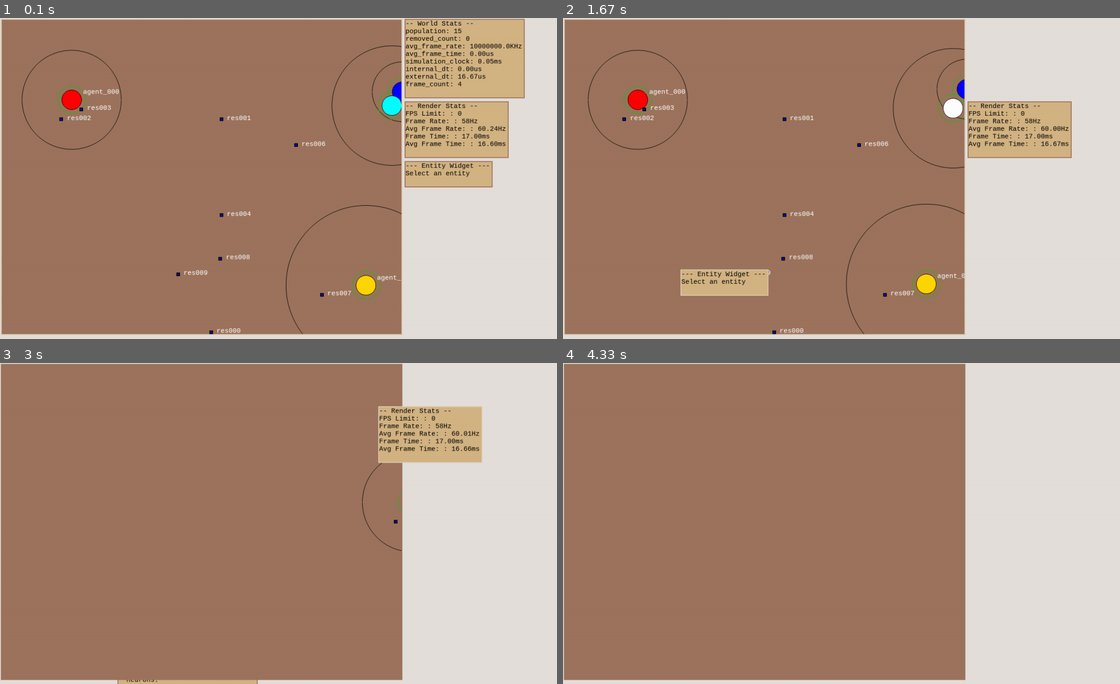
Above: before the commit, frames 1-4 (two rows, left to right).
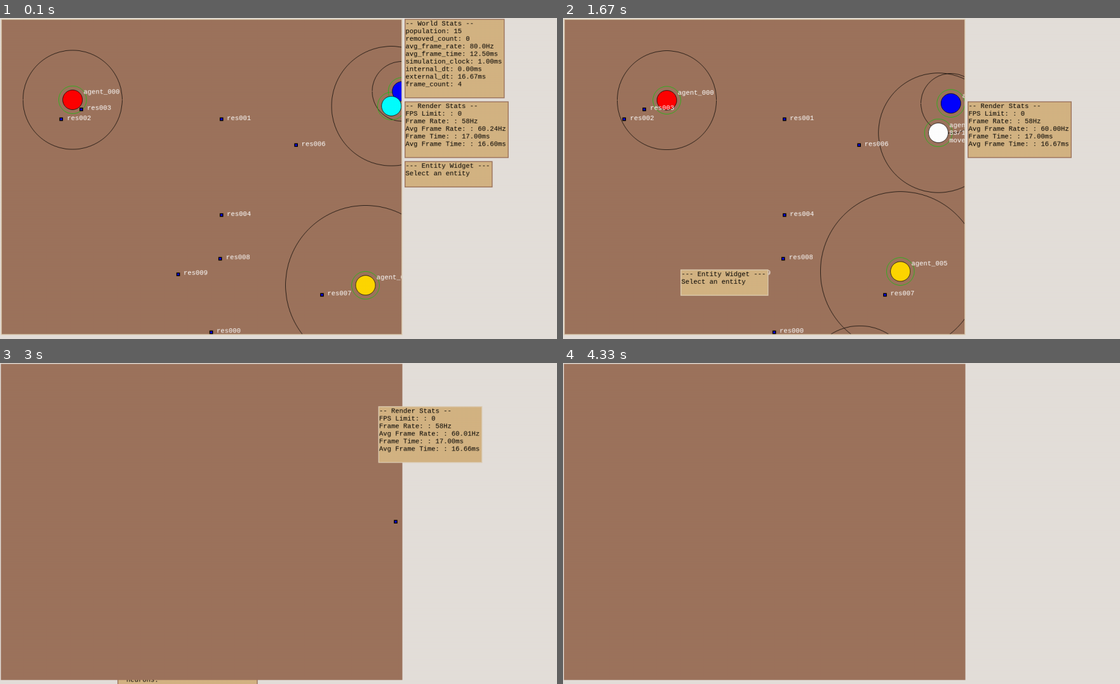
Above: after the commit, the same moments.

Repository: raphaelpaiva/py_creatures
Game: pygame game, started from main.py
Two runs of this game, one before a commit and one after it. Both use one fixed random seed, a clock stepped at 60 frames per second and the inputs below.
Inputs (mouse positions are in pixels of both pictures, inside the frame that each line leads up to):
- Up to frame 1 (0.1 s): no input
- Up to frame 2 (1.67 s): press the mouse at (1019, 56) at 0.37 s; move the mouse to (847, 95) at 0.47 s; release the mouse at (674, 130) at 0.6 s; click (930, 66) at 0.72 s; click (830, 162) at 1.05 s; press the mouse at (1008, 175) at 1.37 s; move the mouse to (869, 226) at 1.47 s; release the mouse at (724, 281) at 1.6 s
- Up to frame 3 (3 s): press the mouse at (111, 475) at 1.7 s; move the mouse to (116, 523) at 1.8 s; release the mouse at (128, 574) at 1.93 s; press the mouse at (111, 475) at 2.03 s; move the mouse to (306, 436) at 2.13 s; release the mouse at (495, 401) at 2.27 s; press the mouse at (456, 475) at 2.37 s; move the mouse to (356, 440) at 2.47 s; release the mouse at (261, 401) at 2.6 s; press the mouse at (261, 401) at 2.7 s; move the mouse to (345, 417) at 2.8 s; release the mouse at (428, 433) at 2.93 s
- Up to frame 4 (4.33 s): press the mouse at (752, 648) at 3.03 s; move the mouse to (819, 574) at 3.13 s; release the mouse at (891, 504) at 3.27 s; press the mouse at (991, 433) at 3.37 s; move the mouse to (841, 475) at 3.47 s; release the mouse at (685, 517) at 3.6 s; press the mouse at (724, 626) at 3.7 s; move the mouse to (791, 632) at 3.8 s; release the mouse at (863, 639) at 3.93 s; press the mouse at (724, 626) at 4.03 s; move the mouse to (886, 517) at 4.13 s; release the mouse at (1047, 404) at 4.27 s

The runs differ from the first frame. In frame 1, 1.9% of the frame differs, in the area x 3-95%, y 0-99%; in frame 2, 2.7%, in the area x 4-73%, y 9-99%; in frame 3, less than 0.1%; in frame 4, nothing differs.

Commit message:
fix: measure of time was in different units across systems

Diff:
--- a/core/world/world.py
+++ b/core/world/world.py
@@ -17,7 +17,7 @@
 class World(object):
   def __init__(self, width: int = 100, height: int = 100, random_seed=None) -> None:
     self.log = logging.getLogger(self.__class__.__name__)
-    self.time_resolution = 10.0
+    self.time_resolution = .001
     self._height = width
     self._width = height
     self.size = Vector(width, height)
@@ -29,10 +29,9 @@
     self.stats = WorldStats()
 
   def update(self, external_dt: float = None):
-    update_start = time()
+    update_start = time() * 1000
 
     self.stats.population = len(self.entities_map.keys())
-
     for system in self.systems:
       system.update(self.entities())
 
@@ -41,11 +40,15 @@
       self.remove(entity)
       self.stats.removed_count += 1
 
-    update_end = time()
+    update_end = time() * 1000
     internal_dt = (update_end - update_start)
     self.dt = external_dt if external_dt else internal_dt
-    self.stats.internal_dt = internal_dt
-    self.stats.external_dt = external_dt
+    if external_dt:
+      self.dt = external_dt
+      self.stats.external_dt = external_dt
+    else:
+      self.stats.internal_dt = internal_dt
+      self.dt = internal_dt
     self.stats.simulation_clock = self.clock
 
   def add(self, entity: Entity) -> None:
@@ -140,11 +143,11 @@
     return {
       'population': str(self.population),
       'removed_count': str(self.removed_count),
-      'avg_frame_rate': f"{self.avg_frame_rate / 1000:.1f}KHz",
-      'avg_frame_time': f"{self.avg_frame_time * 1000:.2f}us",
+      'avg_frame_rate': f"{self.avg_frame_rate:.1f}Hz",
+      'avg_frame_time': f"{self.avg_frame_time:.2f}ms",
       'simulation_clock': f"{self.simulation_clock:.2f}ms",
-      'internal_dt': f"{self.internal_dt * 1000:.2f}us",
-      'external_dt': f"{self.external_dt * 1000:.2f}us",
+      'internal_dt': f"{self.internal_dt:.2f}ms",
+      'external_dt': f"{self.external_dt:.2f}ms",
       'frame_count': f"{self.frame_count}",
     }
 
@@ -164,7 +167,9 @@
 
   @external_dt.setter
   def external_dt(self, new_dt):
-    self._external_dt = new_dt
+    self._external_dt = new_dt if new_dt else 0
+    self.frame_time_acc += self._external_dt
+    self.frame_count += 1
 
   @property
   def avg_frame_time(self) -> float:
@@ -175,4 +180,4 @@
 
   @property
   def avg_frame_rate(self) -> float:
-    return 1000 / (self.avg_frame_time + 0.0000001)
+    return 1000.0 / (self.avg_frame_time + 0.0000001)
--- a/main.py
+++ b/main.py
@@ -14,12 +14,7 @@
 DEFAULT_FILENAME = 'scenarios/blue_creatures.yml'
 DEFAULT_FRAME_NUMBER = 'infinite'
 DEFAULT_MODE = MODE_SIMULATION
-BENCHMARK_FRAME_NUMBER = 1000
-
-logging.basicConfig(
-  level=logging.INFO,
-  format='%(asctime)s [%(levelname)s] %(filename)s:%(name)s.%(funcName)s(): %(message)s'
-)
+BENCHMARK_FRAME_NUMBER = 10000
 
 
 class Application(object):
@@ -45,8 +40,6 @@
     try:
       frame = Loader(self.filename, random_seed=random_seed).load()
       self.world: World = frame.world
-
-      self.ui = Application.BUILTIN_UIS[self.ui_type](self.world, self)
     except ParseException as e:
       print(e)
       exit(1)
@@ -54,35 +47,45 @@
   def run(self):
     if self.is_benchmark:
       self.benchmark_loop()
+      print()
+      print(self.world.stats.get_dict())
     else:
       self.infinite_loop()
 
   def benchmark_loop(self):
+    start = time()
     self.is_running = True
     print('Benchmarking...')
     for frame in range(BENCHMARK_FRAME_NUMBER):
       progress = 100 * frame / BENCHMARK_FRAME_NUMBER
-      print(progress)
-
+      if progress and progress % 10 == 0:
+        print('-', end='', flush=True)
       self.world.update()
     self.is_running = False
+    print()
+    print(f"{time() - start}s")
 
   def infinite_loop(self):
-    start = time()
-    self.world.time_resolution = 1
+    logging.basicConfig(
+      level=logging.INFO,
+      format='%(asctime)s [%(levelname)s] %(filename)s:%(name)s.%(funcName)s(): %(message)s'
+    )
+    start = time_ms()
+    self.ui = Application.BUILTIN_UIS[self.ui_type](self.world, self)
+    self.world.time_resolution = .01
     dt = 0.000001
     while self.is_running:
-      loop_start = time()
+      loop_start = time_ms()
       self.world.update(dt)
       if self.ui:
         self.ui.update(None)
 
       if not self.ui and not list(filter(lambda e: e.type == Creature.__name__, self.world.entities())):
         self.is_running = False
-      dt = time() - loop_start
-    end = time()
-    self.log.info(f"Simulation clock: {self.world.clock}s (time res: {self.world.time_resolution}) |"
-                  f" Wall clock: {end - start}s")
+      dt = time_ms() - loop_start
+    end = time_ms()
+    self.log.info(f"Simulation clock: {self.world.clock / 1000}s (time res: {self.world.time_resolution}) |"
+                  f" Wall clock: {(end - start) / 1000}s")
 
     if self.ui:
       self.ui.quit()
@@ -120,7 +123,7 @@
 
 
 def time_ms():
-    return time() / 1000.0
+    return time() * 1000.0
 
 
 if __name__ == '__main__':
